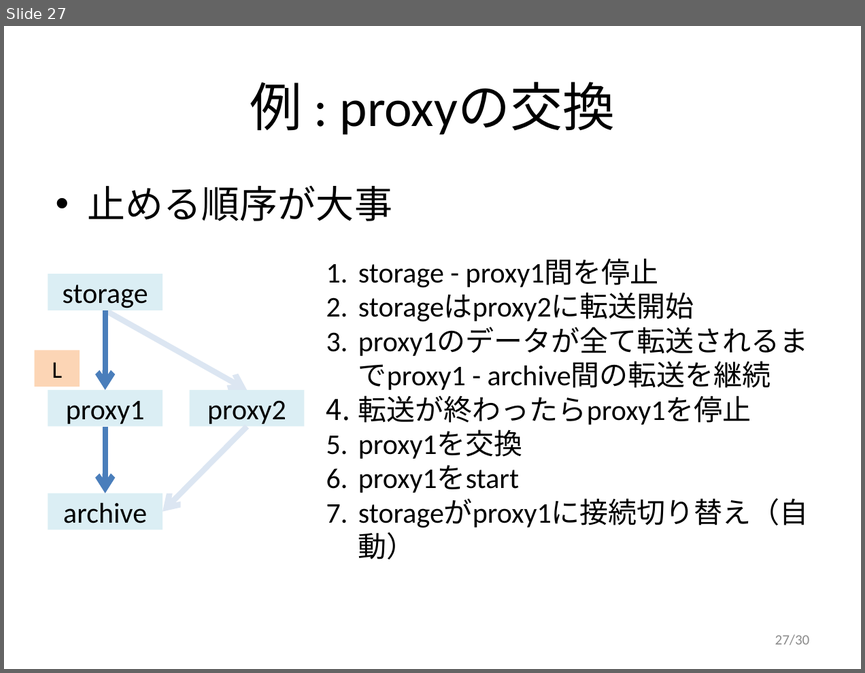
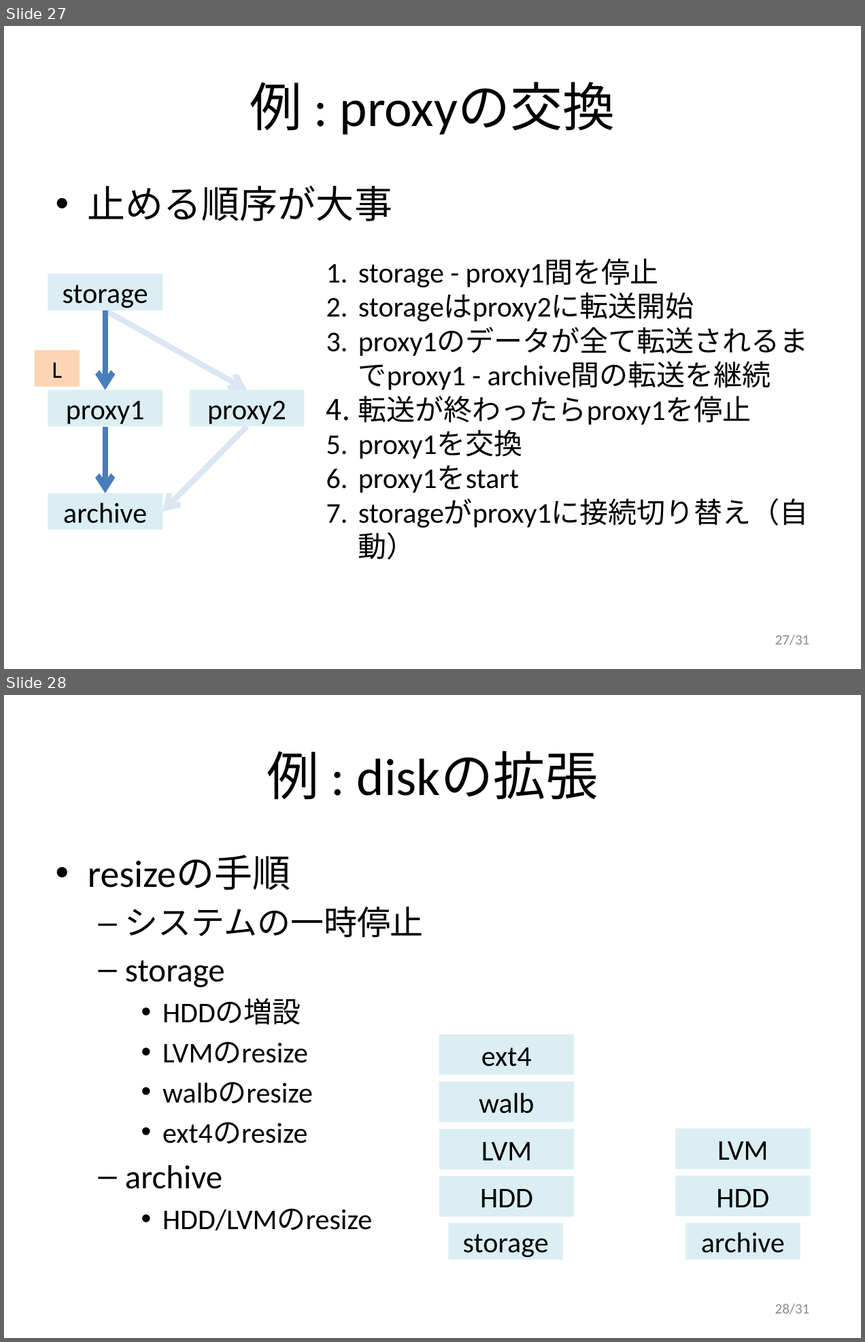
Before and after one commit to walb-linux/walb-tools, a slide deck: doc/walb-is-hard.pptx. Shown one above the other, each under a label of ours: slide 27 before the commit, slides 27 and 28 after it. The pictures are 865x673 and 865x1342 pixels, drawn with LibreOffice and Linux fonts; fonts in the diff are those of the drawing. Boxes give left, top, right and bottom in pixels: in the first picture for what was removed or moved away, otherwise in the second. Text is boxed around its words. In the diff, an @@ line names an element or a change of style, - is before the commit and + after.

```diff
--- a/doc/walb-is-hard.pptx
+++ b/doc/walb-is-hard.pptx
@@ slide 28 added at [4,695,861,1338], background #FFFFFF @@
@@ title added at [266,751,598,800], 44 pt, text #000000 @@
+例 : diskの拡張
@@ text added at [88,855,424,1230], 24 pt, text #000000 @@
+• resizeの手順
+  – システムの一時停止
+  – storage
+    • HDDの増設
+    • LVMのresize
+    • walbのresize
+    • ext4のresize
+  – archive
+    • HDD/LVMのresize
@@ rectangle added at [439,1034,574,1074], fill #DBEEF4, 24 pt, text #000000 @@
+ext4
@@ rectangle added at [439,1081,574,1121], fill #DBEEF4, 24 pt, text #000000 @@
+walb
@@ rectangle added at [439,1129,574,1169], fill #DBEEF4, 24 pt, text #000000 @@
+LVM
@@ rectangle added at [675,1129,809,1169], fill #DBEEF4, 24 pt, text #000000 @@
+LVM
@@ rectangle added at [439,1176,574,1216], fill #DBEEF4, 24 pt, text #000000 @@
+HDD
@@ rectangle added at [675,1176,809,1216], fill #DBEEF4, 24 pt, text #000000 @@
+HDD
@@ rectangle added at [449,1223,564,1259], fill #DBEEF4, 24 pt, text #000000 @@
+storage
@@ rectangle added at [685,1223,800,1259], fill #DBEEF4, 24 pt, text #000000 @@
+archive
@@ page number added at [775,1303,810,1314], 12 pt, text #8C8C8C @@
+28/31
@@ page number at [775,634,810,645]: text changed @@
-27/30
+27/31
```
Also in this commit, not shown: 11 slides changed.
